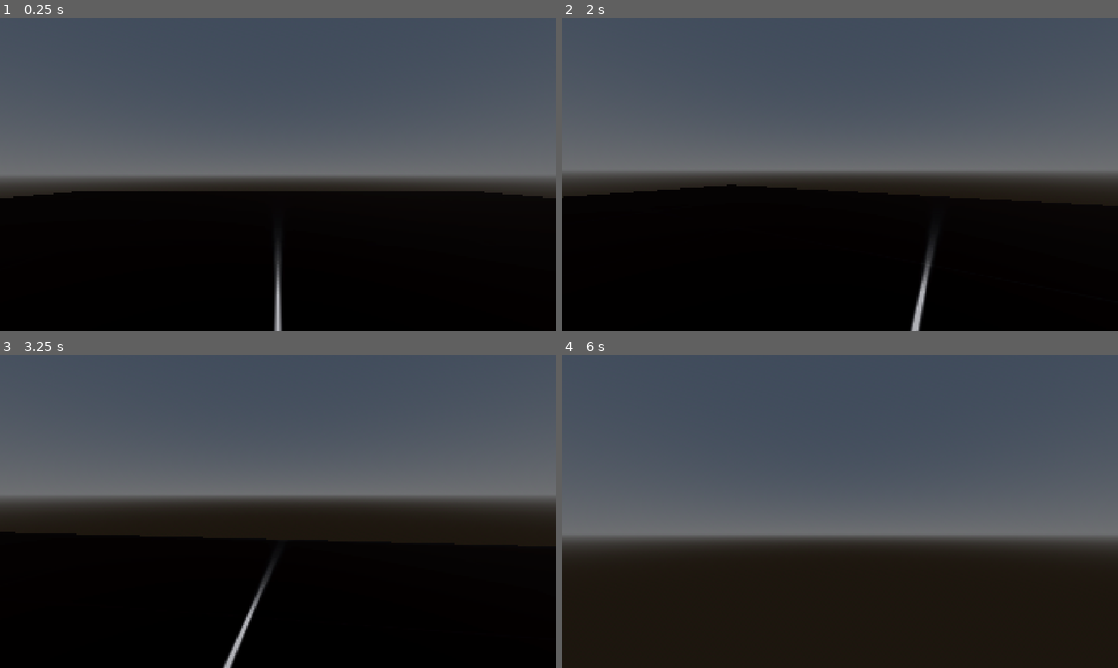
Above: before the commit, frames 1-4 (two rows, left to right).
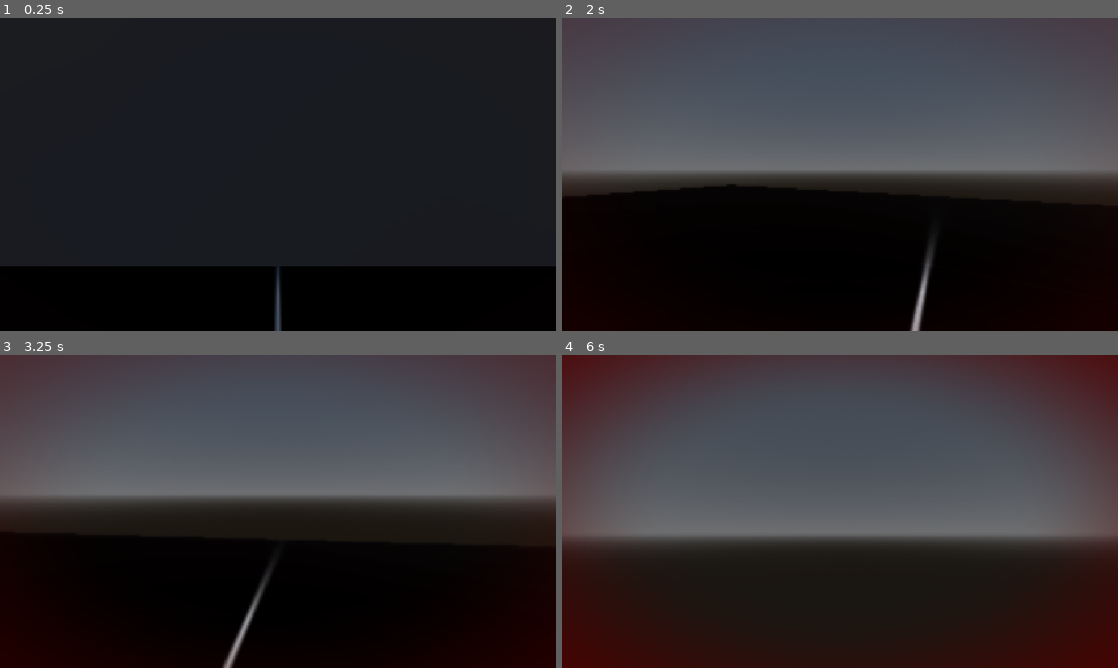
Above: after the commit, the same moments.

Repository: DidasLT/Gwueble-Jam-2026-Godot
Game: Godot game, scene res://Scenes/main.tscn
Two runs of this game, one before a commit and one after it. Both use one fixed random seed, a clock stepped at 60 frames per second and the inputs below.
Inputs (mouse positions are in pixels of both pictures, inside the frame that each line leads up to):
- Up to frame 1 (0.25 s): no input
- Up to frame 2 (2 s): tap Enter at 0.5 s; move the mouse to (867, 174) at 0.52 s; hold W (forward) from 0.53 s (still down); tap E (interact) at 0.6, 1.55 s; tap F (item_use) at 0.8, 1.35 s; move the mouse to (812, 174) at 1.27 s
- Up to frame 3 (3.25 s): keep holding W (forward); move the mouse to (289, 505) at 2.02 s; tap E (interact) at 2.1, 3.05 s; tap F (item_use) at 2.3, 2.85 s; move the mouse to (272, 517) at 2.77 s
- Up to frame 4 (6 s): move the mouse to (878, 514) at 3.52 s; hold Shift (sneak) 3.53-4.28 s; tap F (item_use) at 3.8, 5.1 s; move the mouse to (795, 508) at 4.27 s; tap E (interact) at 4.35, 5.85 s; move the mouse to (845, 511) at 5.02 s; tap Space at 5.75 s; move the mouse to (817, 505) at 5.77 s; release W (forward) at 5.78 s; hold D (right) from 5.78 s (still down)

The runs differ from the first frame. In frame 1, 77% of the frame differs, in the area x 0-100%, y 0-100%; in frame 2, 0.5%; in frame 3, 8.7%; in frame 4, 21%.

Commit message:
Added lot of new stuff

Diff:
--- a/Lighter.tres
+++ b/Lighter.tres
@@ -1,14 +1,13 @@
 [gd_resource type="Resource" script_class="Item" format=3 uid="uid://11y6puk3kke5"]
 
 [ext_resource type="Script" uid="uid://bcmncbrkwmqnn" path="res://Scripts/item_data.gd" id="1_ncdj8"]
-[ext_resource type="Texture2D" uid="uid://hupfjdsrjvhq" path="res://Textures/idle_lighter_off_01.png" id="2_rxy6m"]
-[ext_resource type="Texture2D" uid="uid://bm7er55vpk251" path="res://Textures/idle_lighter_on_01.png" id="3_2x562"]
+[ext_resource type="AudioStream" uid="uid://b6nw765lrdfy7" path="res://lighterON.mp3" id="2_f0j68"]
 
 [resource]
 script = ExtResource("1_ncdj8")
 item_name = "Lighter"
-texture_off = ExtResource("2_rxy6m")
-texture_on = ExtResource("3_2x562")
+idle_animation = "idleLighter"
+on_animation = "litLighter"
 is_toggleable = true
-has_light = true
+use_sound = ExtResource("2_f0j68")
 metadata/_custom_type_script = "uid://bcmncbrkwmqnn"
--- /dev/null
+++ b/Scenes/Effects.gdshader
@@ -0,0 +1,32 @@
+shader_type canvas_item;
+
+uniform sampler2D screen_tex : hint_screen_texture, filter_linear_mipmap;
+uniform float infection_level : hint_range(0.0, 1.0) = 0.0;
+uniform float blur_amount : hint_range(0.0, 0.02) = 0.008;
+uniform float vignette_strength : hint_range(0.0, 2.0) = 1.5;
+uniform vec4 vignette_color : source_color = vec4(0.3, 0.0, 0.0, 1.0);
+
+void fragment() {
+	vec2 uv = SCREEN_UV;
+
+	// blur increases with infection
+	vec4 color = vec4(0.0);
+	float blur = blur_amount * infection_level;
+	color += texture(screen_tex, uv + vec2(-blur, -blur));
+	color += texture(screen_tex, uv + vec2( blur, -blur));
+	color += texture(screen_tex, uv + vec2(-blur,  blur));
+	color += texture(screen_tex, uv + vec2( blur,  blur));
+	color += texture(screen_tex, uv);
+	color /= 5.0;
+
+	// desaturate as infection rises
+	float gray = dot(color.rgb, vec3(0.299, 0.587, 0.114));
+	color.rgb = mix(color.rgb, vec3(gray), infection_level * 0.6);
+
+	// vignette darkens/reddens edges
+	float dist = distance(uv, vec2(0.5));
+	float vig = smoothstep(0.3, 0.8, dist) * infection_level * vignette_strength;
+	color.rgb = mix(color.rgb, vignette_color.rgb, vig);
+
+	COLOR = color;
+}
--- a/Scenes/main.tscn
+++ b/Scenes/main.tscn
@@ -30,7 +30,12 @@
 [sub_resource type="StandardMaterial3D" id="StandardMaterial3D_bo1nx"]
 albedo_color = Color(0.16898826, 0.062337354, 0, 1)
 
+[sub_resource type="StandardMaterial3D" id="StandardMaterial3D_21xkr"]
+shading_mode = 0
+
 [node name="Main" type="Node3D" unique_id=2129668421]
+
+[node name="Node" parent="." unique_id=1705530513 instance=ExtResource("6_21xkr")]
 
 [node name="WorldEnvironment" type="WorldEnvironment" parent="." unique_id=705073672]
 environment = SubResource("Environment_21xkr")
@@ -52,6 +57,7 @@
 transform = Transform3D(1, 0, 0, 0, 1, 0, 0, 0, 1, 0, 1.1801081, 0)
 
 [node name="CSGCombiner3D" type="CSGCombiner3D" parent="." unique_id=1290107885]
+transform = Transform3D(1, 0, 0, 0, 1, 0, 0, 0, 1, 0, 0, -1.7349019)
 use_collision = true
 
 [node name="CSGBox3D" type="CSGBox3D" parent="CSGCombiner3D" unique_id=1473904146]
@@ -80,12 +86,52 @@
 material = SubResource("StandardMaterial3D_bo1nx")
 
 [node name="Lighter" parent="." unique_id=1953862076 instance=ExtResource("3_8gbba")]
-transform = Transform3D(1, 0, 0, 0, 1, 0, 0, 0, 1, 0.16190767, 1.0308566, 6.4200697)
+transform = Transform3D(1, 0, 0, 0, 1, 0, 0, 0, 1, 0.16190767, 1.0308566, 4.915416)
 item_data = ExtResource("4_jjvhh")
 
 [node name="Sprite3D" type="Sprite3D" parent="Lighter" unique_id=1366213060]
 transform = Transform3D(0.675, 0, 0, 0, 0.675, 0, 0, 0, 0.675, 0, -0.09763861, 0)
 billboard = 1
+shaded = true
 texture = ExtResource("5_kry3j")
 
-[node name="Node" parent="." unique_id=1705530513 instance=ExtResource("6_21xkr")]
+[node name="CSGCombiner3D2" type="CSGCombiner3D" parent="." unique_id=1304958451]
+
+[node name="CSGBox3D2" type="CSGBox3D" parent="CSGCombiner3D2" unique_id=1427545506]
+transform = Transform3D(1, 0, 0, 0, 1, 0, 0, 0, 1, -11.427633, 2.9278114, 5.8204303)
+size = Vector3(0.66207886, 6.0323486, 21.908081)
+
+[node name="CSGBox3D3" type="CSGBox3D" parent="CSGCombiner3D2" unique_id=645053979]
+transform = Transform3D(1, 0, 0, 0, 1, 0, 0, 0, 1, 1.5021229, 2.9278114, -4.450047)
+size = Vector3(26.521591, 6.0323486, 1.3671265)
+
+[node name="CSGBox3D5" type="CSGBox3D" parent="CSGCombiner3D2" unique_id=952883782]
+transform = Transform3D(1, 0, 0, 0, 1, 0, 0, 0, 1, 1.5021229, 2.9278114, 16.057127)
+size = Vector3(26.521591, 6.0323486, 1.3671265)
+
+[node name="CSGBox3D6" type="CSGBox3D" parent="CSGCombiner3D2" unique_id=723475504]
+transform = Transform3D(1, 0, 0, 0, 1, 0, 0, 0, 1, 1.5021229, 5.4771585, 5.66844)
+size = Vector3(26.521591, 0.9336548, 22.1445)
+
+[node name="CSGBox3D4" type="CSGBox3D" parent="CSGCombiner3D2" unique_id=1909125197]
+transform = Transform3D(1, 0, 0, 0, 1, 0, 0, 0, 1, 14.385641, 2.9278114, 5.8204303)
+size = Vector3(0.66207886, 6.0323486, 21.908081)
+
+[node name="CSGCylinder3D" type="CSGCylinder3D" parent="CSGCombiner3D2" unique_id=1469082864]
+transform = Transform3D(1, 0, 0, 0, 1, 0, 0, 0, 1, 0, 4.807125, 4.779502)
+radius = 0.041015625
+height = 1.1835938
+
+[node name="CSGSphere3D" type="CSGSphere3D" parent="CSGCombiner3D2/CSGCylinder3D" unique_id=51818604]
+transform = Transform3D(1, 0, 0, 0, 0.01664706, 0.9998615, 0, -0.9998615, 0.01664706, 0, -0.72390366, 0)
+radius = 0.207
+radial_segments = 33
+rings = 31
+material = SubResource("StandardMaterial3D_21xkr")
+
+[node name="SpotLight3D" type="SpotLight3D" parent="CSGCombiner3D2/CSGCylinder3D/CSGSphere3D" unique_id=341073309]
+light_energy = 9.396
+light_indirect_energy = 1.29
+light_volumetric_fog_energy = 1.035
+light_size = 0.099
+light_specular = 1.767
--- a/Scenes/player.tscn
+++ b/Scenes/player.tscn
@@ -2,32 +2,90 @@
 
 [ext_resource type="Script" uid="uid://do6ydhya742du" path="res://Scripts/player.gd" id="1_v0iea"]
 [ext_resource type="SpriteFrames" uid="uid://bfmmtbc0hftpv" path="res://lighterAnim.tres" id="2_cvnsp"]
+[ext_resource type="Texture2D" uid="uid://hupfjdsrjvhq" path="res://Textures/idle_lighter_off_01.png" id="3_3smsa"]
+[ext_resource type="Texture2D" uid="uid://b30uruai4ugsf" path="res://Textures/idle_lighterAnimt.png" id="3_x3wgy"]
+[ext_resource type="AudioStream" uid="uid://5yibscmpicur" path="res://Item_pickup.mp3" id="4_fkybt"]
+[ext_resource type="AudioStream" uid="uid://4hfvf6w4ngt7" path="res://chokeDeath.mp3" id="4_vgqql"]
+[ext_resource type="Theme" uid="uid://dir8matgs65dq" path="res://Text.tres" id="5_3smsa"]
+[ext_resource type="Shader" uid="uid://c6nbgm31yrir7" path="res://Scenes/Effects.gdshader" id="7_f1ek2"]
+[ext_resource type="FontFile" uid="uid://du1sd7rr3ytc4" path="res://VCR_OSD_MONO_1.001.ttf" id="8_8erm5"]
 
 [sub_resource type="CapsuleMesh" id="CapsuleMesh_g4v7s"]
 
 [sub_resource type="CapsuleShape3D" id="CapsuleShape3D_1agnw"]
 
-[sub_resource type="Animation" id="Animation_6t5aa"]
-length = 0.001
+[sub_resource type="AtlasTexture" id="AtlasTexture_pu2lt"]
+atlas = ExtResource("3_3smsa")
+region = Rect2(0, 0, 180, 320)
 
-[sub_resource type="Animation" id="Animation_vgqql"]
-resource_name = "lightOff"
+[sub_resource type="AtlasTexture" id="AtlasTexture_3smsa"]
+atlas = ExtResource("3_x3wgy")
+region = Rect2(0, 0, 180, 320)
 
-[sub_resource type="Animation" id="Animation_fkybt"]
-resource_name = "lightOn"
+[sub_resource type="AtlasTexture" id="AtlasTexture_8erm5"]
+atlas = ExtResource("3_x3wgy")
+region = Rect2(180, 0, 180, 320)
 
-[sub_resource type="AnimationLibrary" id="AnimationLibrary_x3wgy"]
-_data = {
-&"RESET": SubResource("Animation_6t5aa"),
-&"lightOff": SubResource("Animation_vgqql"),
-&"lightOn": SubResource("Animation_fkybt")
-}
+[sub_resource type="AtlasTexture" id="AtlasTexture_f1ek2"]
+atlas = ExtResource("3_x3wgy")
+region = Rect2(360, 0, 180, 320)
+
+[sub_resource type="AtlasTexture" id="AtlasTexture_tx1dd"]
+atlas = ExtResource("3_x3wgy")
+region = Rect2(540, 0, 180, 320)
+
+[sub_resource type="AtlasTexture" id="AtlasTexture_gymyn"]
+atlas = ExtResource("3_x3wgy")
+region = Rect2(720, 0, 180, 320)
+
+[sub_resource type="SpriteFrames" id="SpriteFrames_fkybt"]
+animations = [{
+"frames": [{
+"duration": 1.0,
+"texture": SubResource("AtlasTexture_pu2lt")
+}],
+"loop": 1,
+"name": &"idleLighter",
+"speed": 5.0
+}, {
+"frames": [{
+"duration": 1.0,
+"texture": SubResource("AtlasTexture_3smsa")
+}, {
+"duration": 1.0,
+"texture": SubResource("AtlasTexture_8erm5")
+}, {
+"duration": 1.0,
+"texture": SubResource("AtlasTexture_f1ek2")
+}, {
+"duration": 1.0,
+"texture": SubResource("AtlasTexture_tx1dd")
+}, {
+"duration": 1.0,
+"texture": SubResource("AtlasTexture_gymyn")
+}],
+"loop": 1,
+"name": &"litLighter",
+"speed": 2.0
+}]
+
+[sub_resource type="Theme" id="Theme_2uud2"]
+default_font = ExtResource("8_8erm5")
+default_font_size = 18
+
+[sub_resource type="ShaderMaterial" id="ShaderMaterial_g4v7s"]
+shader = ExtResource("7_f1ek2")
+shader_parameter/infection_level = 0.0
+shader_parameter/blur_amount = 0.008
+shader_parameter/vignette_strength = 1.5
+shader_parameter/vignette_color = Color(0.3, 0, 0, 1)
 
 [node name="Player" type="CharacterBody3D" unique_id=1798834006]
 script = ExtResource("1_v0iea")
 sprite_frames = ExtResource("2_cvnsp")
 
 [node name="MeshInstance3D" type="MeshInstance3D" parent="." unique_id=1669634309]
+cast_shadow = 0
 mesh = SubResource("CapsuleMesh_g4v7s")
 
 [node name="CollisionShape3D" type="CollisionShape3D" parent="." unique_id=1625427938]
@@ -42,12 +100,69 @@
 [node name="RayCast3D" type="RayCast3D" parent="Head/Camera3D" unique_id=750789611]
 target_position = Vector3(0, 0, -3)
 
-[node name="Sprite3D" type="Sprite3D" parent="Head/Camera3D" unique_id=1367960755]
-transform = Transform3D(0.3, 0, 0, 0, 0.3, 0, 0, 0, 0.3, 0.72304195, -0.34532452, -0.9843031)
+[node name="Sprite3D" type="AnimatedSprite3D" parent="Head/Camera3D" unique_id=1632606331]
+transform = Transform3D(0.3, 0, 0, 0, 0.3, 0, 0, 0, 0.3, 0.57352144, -0.34532452, -0.6843467)
+shaded = true
+sprite_frames = SubResource("SpriteFrames_fkybt")
+animation = &"idleLighter"
 
-[node name="OmniLight3D" type="OmniLight3D" parent="Head/Camera3D/Sprite3D" unique_id=1879819679]
-transform = Transform3D(3.333333, 0, 0, 0, 3.333333, 0, 0, 0, 3.333333, -1.2860627, 1.0040772, 0.97738457)
+[node name="OmniLight3D" type="OmniLight3D" parent="Head" unique_id=1879819679]
+transform = Transform3D(1, 0, 0, 0, 1, 0, 0, 0, 1, 0.1877026, -0.32095587, -0.5131495)
+visible = false
+light_color = Color(0.94509804, 0.654902, 0, 1)
+omni_range = 8.195
+omni_attenuation = 0.406
+
+[node name="PromptUI" type="CanvasLayer" parent="." unique_id=2119018297]
+
+[node name="PromptLabel" type="Label" parent="PromptUI" unique_id=429266140]
+offset_left = 894.0
+offset_top = 502.0
+offset_right = 1103.0
+offset_bottom = 605.0
+theme = SubResource("Theme_2uud2")
+horizontal_alignment = 1
+vertical_alignment = 1
+
+[node name="DeathScreen" type="CanvasLayer" parent="." unique_id=1322855625]
 visible = false
 
-[node name="AnimationPlayer" type="AnimationPlayer" parent="." unique_id=2131224283]
-libraries/ = SubResource("AnimationLibrary_x3wgy")
+[node name="ColorRect" type="ColorRect" parent="DeathScreen" unique_id=444430870]
+offset_left = -25.0
+offset_top = -47.0
+offset_right = 1940.0
+offset_bottom = 1100.0
+color = Color(0, 0, 0, 1)
+
+[node name="Label" type="Label" parent="DeathScreen/ColorRect" unique_id=429726834]
+layout_mode = 0
+offset_left = 644.0
+offset_top = 184.0
+offset_right = 1284.0
+offset_bottom = 290.0
+theme = ExtResource("5_3smsa")
+text = "You died..."
+horizontal_alignment = 1
+vertical_alignment = 1
+
+[node name="EffectsLayer" type="CanvasLayer" parent="." unique_id=1965722073]
+
+[node name="EffectsRect" type="ColorRect" parent="EffectsLayer" unique_id=2047383058]
+material = SubResource("ShaderMaterial_g4v7s")
+offset_left = -104.0
+offset_top = -91.0
+offset_right = 2105.0
+offset_bottom = 1129.0
+size_flags_horizontal = 3
+size_flags_vertical = 3
+mouse_filter = 2
+
+[node name="ItemPickup" type="AudioStreamPlayer" parent="." unique_id=2130829684]
+stream = ExtResource("4_fkybt")
+volume_db = 3.0
+
+[node name="DeathSound" type="AudioStreamPlayer" parent="." unique_id=1297938844]
+stream = ExtResource("4_vgqql")
+pitch_scale = 0.86
+
+[node name="UseSFX" type="AudioStreamPlayer" parent="." unique_id=462159925]
--- a/Scripts/InfectionManager.gd
+++ b/Scripts/InfectionManager.gd
@@ -3,8 +3,8 @@
 signal infection_stage_changed(stage: int)
 signal player_died
 
-@export var time_to_death : float = 60.0  # 10 minutes in seconds
-var infection_level : float = 0.0           # 0.0 = healthy, 1.0 = dead
+@export var time_to_death : float = 10.0
+var infection_level : float = 0.0
 var current_stage : int = 0
 var stage_thresholds : Array[float] = [0.25, 0.5, 0.75, 1.0]
 var is_dead : bool = false
--- a/Scripts/item_data.gd
+++ b/Scripts/item_data.gd
@@ -2,10 +2,9 @@
 class_name Item
 
 @export var item_name : String = ""
-@export var texture_off : Texture2D
-@export var texture_on : Texture2D
+@export var idle_animation : String = ""
+@export var on_animation : String = ""
 @export var is_toggleable : bool = false
-@export var has_light : bool = false
 @export var light_color : Color = Color(1, 0.6, 0.2)
 @export var light_energy : float = 1.5
 @export var light_range : float = 3.0
--- a/Scripts/player.gd
+++ b/Scripts/player.gd
@@ -18,35 +18,63 @@
 @export var walk_bob_speed : float = 8.0
 @export var sneak_bob_speed : float = 3.0
 
+@export var hand_bob_amplitude : float = 0.02
+@export var hand_bob_speed : float = 4.0
+@export var hand_sway_amount : float = 0.01
+
+
+var hand_bob_time : float = 0.0
+var hand_default_pos : Vector3
+
 var bob_time : float = 0.0
 var camera_start_y : float
 
 var equipped_item : Item = null
 var item_active : bool = false
+var is_dying : bool = false
+
+var death_start_head_y : float = 0.0
+var death_target_head_y : float = 0.0
 
 #animation
 @export var sprite_frames : SpriteFrames
-@export var anim_off : String = "idle"
-@export var anim_on : String = "lit"
-
-@onready var item_light = $Head/Camera3D/Sprite3D/OmniLight3D
+@export var death_head_drop : float = 0.1
+@export var min_head_height : float = 0.0
+
+@onready var item_light = $Head/OmniLight3D
 @onready var head = $Head
 @onready var camera = $Head/Camera3D
 @onready var hand_sprite = $Head/Camera3D/Sprite3D
+@onready var death_overlay = $DeathScreen/ColorRect
+@onready var death_screen = $DeathScreen
+@onready var death_sound = $DeathSound
+@onready var item_pickup: AudioStreamPlayer = $ItemPickup
+@onready var prompt_label = $PromptUI/PromptLabel
+@onready var use_sfx = $UseSFX
+@onready var effects_material = $EffectsLayer/EffectsRect.material
+@onready var effectLayer = $EffectsLayer
 
 func pickup_item(item: Item) -> void:
 	equipped_item = item
 	item_active = false
-	hand_sprite.texture = item.texture_off
 	hand_sprite.visible = true
 	item_light.visible = false
-
+	item_pickup.play()
+
+func _on_hand_animation_finished() -> void:
+	if equipped_item and hand_sprite.animation == equipped_item.pickup_animation:
+		hand_sprite.play(equipped_item.idle_animation)
 
 func _ready() -> void:
 	Input.mouse_mode = Input.MOUSE_MODE_CAPTURED
 	camera_start_y = camera.position.y
 	InfectionManager.infection_stage_changed.connect(_on_stage_changed)
 	InfectionManager.player_died.connect(_on_died)
+	hand_default_pos = hand_sprite.position
+	hand_sprite.visible = false
+
+func _process(delta: float) -> void:
+	effects_material.set_shader_parameter("infection_level", InfectionManager.infection_level)
 
 func _unhandled_input(event: InputEvent) -> void:
 	if event is InputEventMouseMotion and Input.mouse_mode == Input.MOUSE_MODE_CAPTURED:
@@ -59,6 +87,9 @@
 		Input.mouse_mode = Input.MOUSE_MODE_CAPTURED
 
 func _physics_process(delta: float) -> void:
+	if is_dying:
+		_process_death(delta)
+		return
 	if not is_on_floor():
 		velocity += get_gravity() * delta
 
@@ -91,10 +122,18 @@
 	move_and_slide()
 
 	_check_for_interactable()
+	_update_hand_bob(delta)
 
 	if Input.is_action_just_pressed("item_use") and equipped_item and equipped_item.is_toggleable:
 		item_active = not item_active
-		_apply_item_state()
+		if item_active:
+			hand_sprite.play(equipped_item.on_animation)
+			if equipped_item.use_sound:
+				use_sfx.stream = equipped_item.use_sound
+				use_sfx.play()
+		else:
+			hand_sprite.play(equipped_item.idle_animation)
+		item_light.visible = item_active
 
 	if Input.is_action_just_pressed("interact") and current_interactable:
 		current_interactable.interact(self)
@@ -105,7 +144,6 @@
 		camera.position.y = camera_start_y + sin(bob_time) * bob_amplitude
 	else:
 		camera.position.y = lerp(camera.position.y, camera_start_y, delta * 5.0)
-
 
 @export var interact_range : float = 3.0
 var current_interactable = null
@@ -141,10 +179,47 @@
 		4:
 			pass # near-death effects
 
+func _update_hand_bob(delta: float) -> void:
+	var horizontal_speed = Vector3(velocity.x, 0, velocity.z).length()
+	var is_moving = horizontal_speed > 0.2 and is_on_floor()
+
+	if is_moving:
+		hand_bob_time += delta * hand_bob_speed
+		var bob_offset = Vector3.ZERO
+		bob_offset.y = sin(hand_bob_time * 2.0) * hand_bob_amplitude
+		bob_offset.x = cos(hand_bob_time) * hand_sway_amount
+		hand_sprite.position = hand_default_pos.lerp(hand_default_pos + bob_offset, 1.0)
+	else:
+		hand_bob_time += delta * 1.5
+		var idle_offset = Vector3(0, sin(hand_bob_time) * 0.005, 0)
+		hand_sprite.position = hand_sprite.position.lerp(hand_default_pos + idle_offset, delta * 5.0)
+
 func _on_died() -> void:
-	get_tree().paused = true
-	# show death/game over screen here
-
+	is_dying = true
+	death_start_head_y = head.position.y
+	death_target_head_y = max(head.position.y - death_head_drop, min_head_height)
+	death_sound.play()
+	effectLayer.visible = false
+
+func _show_death_screen() -> void:
+	if death_screen_shown:
+		return
+	death_screen_shown = true
+	death_screen.visible = true
+	var tween = create_tween()
+	tween.tween_property(death_overlay, "modulate:a", 1.0, 2.0)
+
+func _process_death(delta: float) -> void:
+	# tilt camera sideways/down like collapsing
+	camera.rotation.z = lerp(camera.rotation.z, deg_to_rad(85), delta * 1.5)
+	camera.rotation.x = lerp(camera.rotation.x, deg_to_rad(-30), delta * 1.5)
+	head.position.y = lerp(head.position.y, head.position.y - 1.0, delta * 1.0)
+	hand_sprite.visible = false
+
+	if abs(camera.rotation.z - deg_to_rad(85)) < 0.05:
+		_show_death_screen()
+
+var death_screen_shown : bool = false
 
 func _check_for_interactable() -> void:
 	var space_state = get_world_3d().direct_space_state
@@ -156,5 +231,9 @@
 
 	if result and result.collider.is_in_group("interactable"):
 		current_interactable = result.collider
+		var item_data = current_interactable.item_data
+		prompt_label.text = item_data.item_name + "\nPress E to pick up"
+		prompt_label.visible = true
 	else:
 		current_interactable = null
+		prompt_label.visible = false
--- /dev/null
+++ b/Text.tres
@@ -0,0 +1,7 @@
+[gd_resource type="Theme" format=3 uid="uid://dir8matgs65dq"]
+
+[ext_resource type="FontFile" uid="uid://tidt7lw42r7b" path="res://Scenes/HomeVideoBold-R90Dv.ttf" id="1_q0ju8"]
+
+[resource]
+default_font = ExtResource("1_q0ju8")
+default_font_size = 18
--- /dev/null
+++ b/default_bus_layout.tres
@@ -0,0 +1,4 @@
+[gd_resource type="AudioBusLayout" format=3 uid="uid://be6ekxlirdr7j"]
+
+[resource]
+bus/0/volume_db = 1.2582531
Not shown, added: Item_pickup.mp3.import
Not shown, added: Scenes/Effects.gdshader.uid
Binary file added: Scenes/HomeVideoBold-R90Dv.ttf
Not shown, added: Scenes/HomeVideoBold-R90Dv.ttf.import
Binary file added: Textures/idle_lighterAnimt.png
Not shown, added: Textures/idle_lighterAnimt.png.import
Binary file added: VCR_OSD_MONO_1.001.ttf
Not shown, added: VCR_OSD_MONO_1.001.ttf.import
Not shown, added: chokeDeath.mp3.import
Not shown, added: lighterON.mp3.import
Not shown, added: Item_pickup.mp3
Not shown, added: chokeDeath.mp3
(and 1 more such lines)
